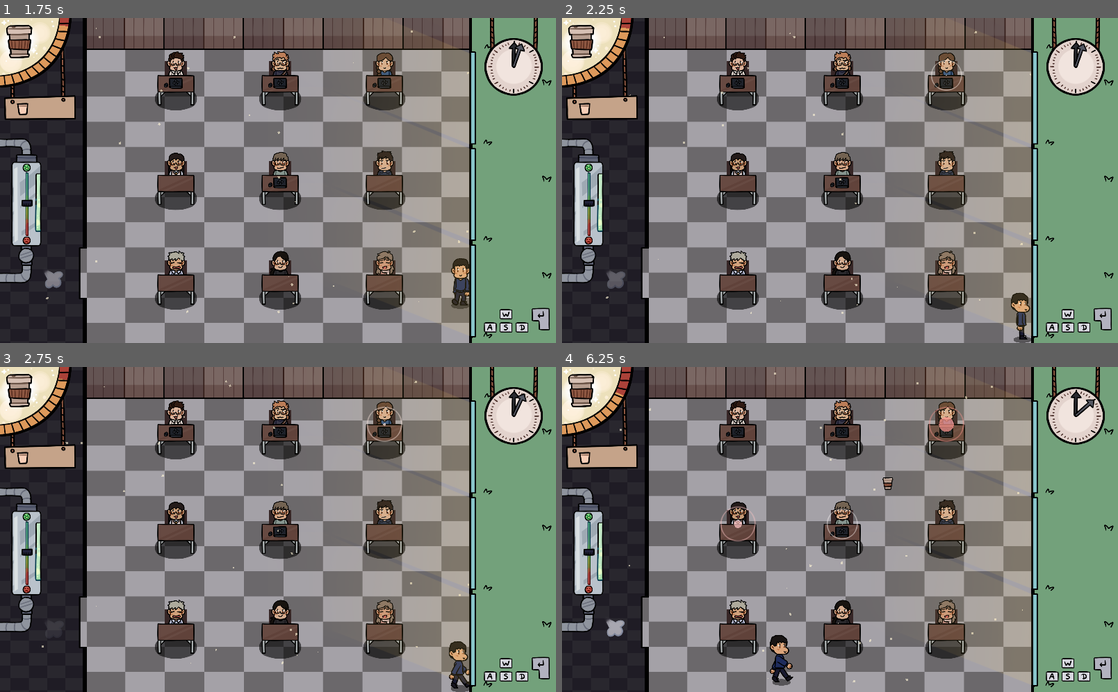
Above: before the commit, frames 1-4 (two rows, left to right).
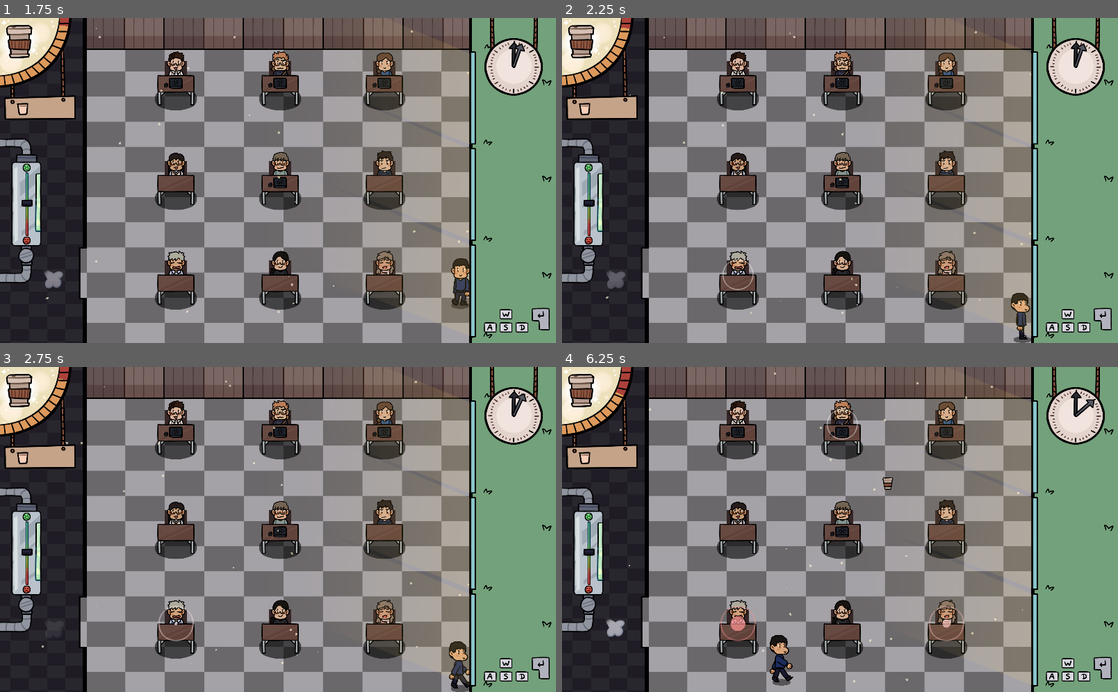
Above: after the commit, the same moments.

Repository: nyaro-p/TheTutorSimulator
Game: Godot game, scene res://Scenes/Classroom.tscn
Two runs of this game, one before a commit and one after it. Both use one fixed random seed, a clock stepped at 60 frames per second and the inputs below.
Inputs:
- Up to frame 1 (1.75 s): hold D (move_right) 0.53-1.28 s; hold S (move_down) from 1.28 s (still down)
- Up to frame 2 (2.25 s): release S (move_down) at 2.03 s; hold D (move_right) from 2.03 s (still down)
- Up to frame 3 (2.75 s): keep holding D (move_right)
- Up to frame 4 (6.25 s): release D (move_right) at 2.78 s; hold W (move_up) 2.78-3.53 s; hold A (move_left) 3.53-5.03 s; hold S (move_down) 5.03-5.78 s; hold D (move_right) from 5.78 s (still down)

Frame 1 is identical in both runs. In frame 2, 0.1% of the frame differs, in the area x 28-72%, y 12-84%; in frame 3, 0.2%; in frame 4, 0.7%, in the area x 28-73%, y 12-85%.

Commit message:
documented, more type-safe code

Diff:
--- a/Effects/TimeEffect.gd
+++ b/Effects/TimeEffect.gd
@@ -1,11 +1,13 @@
 extends Node2D
 
-onready var bounds_mesh = $BoundsMesh
-onready var growing_mesh = $GrowingMesh
+onready var bounds_mesh := $BoundsMesh as Sprite
+onready var growing_mesh := $GrowingMesh as MeshInstance2D
 
 signal timer_finished
 
-func animate_timer(time):
+#Animate Question Effect circles, scale and color, first the outline elasticly,
+#then inner circle linearly, both get more red with time.
+func animate_timer(time: float) -> void:
 	var tween := create_tween().set_trans(Tween.TRANS_LINEAR).set_ease(Tween.EASE_IN_OUT)
 	tween.tween_property(bounds_mesh, "scale", Vector2(0.2, 0.2), 1.0).set_trans(Tween.TRANS_ELASTIC).set_ease(Tween.EASE_OUT)
 	tween.parallel().tween_property(growing_mesh, "scale", Vector2(1.0, 1.0), time)
@@ -13,6 +15,7 @@
 	tween.parallel().tween_property(bounds_mesh, "modulate", Color(1, 0, 0, 0.470588), time)
 	tween.connect("finished", self, "finished")
 
-func finished():
+#Emits signal to the Student node
+func finished() -> void:
 	emit_signal("timer_finished")
 	queue_free()
--- a/Prefabs/Player/Player.gd
+++ b/Prefabs/Player/Player.gd
@@ -1,32 +1,38 @@
 extends KinematicBody2D
 
-export var ACCELERATION = 2000
-export var MAX_SPEED = 200
-export var FRICTION = 1000
+export var ACCELERATION := 2000
+export var MAX_SPEED := 200
+export var FRICTION := 1000
 
 var velocity := Vector2.ZERO
 var input_vector := Vector2.ZERO
 
-onready var collectArea = $CollectArea
-onready var areaPivot = $"%AreaPivot"
-onready var animationTree = $"%AnimationTree"
+#Item collection area
+onready var collectArea = $CollectArea as Area2D
+#Interraction area
+#onready var areaPivot = $"%AreaPivot" as Node2D
+#Animations
+onready var animationTree = $"%AnimationTree" as AnimationTree
 onready var animationState = animationTree.get("parameters/playback")
 
 signal coffee_collected
 
-func _ready():
+func _ready() -> void:
 	Input.set_mouse_mode(Input.MOUSE_MODE_HIDDEN)
 	animationTree.active = true
 
-func _input(event):
+func _input(_event) -> void:
+	#Read input
 	input_vector.x = round(Input.get_axis("move_left", "move_right"))
 	input_vector.y = round(Input.get_axis("move_up", "move_down"))
 	input_vector = input_vector.normalized()
 
-func _physics_process(delta):
+func _physics_process(delta) -> void:
+	#Movement
 	if input_vector != Vector2.ZERO:
 		velocity = velocity.move_toward(input_vector * MAX_SPEED, ACCELERATION * delta)
 
+		#Set animationTree parameters
 		animationTree.set("parameters/Idle/blend_position", input_vector)
 		animationTree.set("parameters/Run/blend_position", input_vector)
 
@@ -38,7 +44,7 @@
 
 	velocity = move_and_slide(velocity)
 
-
-func _on_CollectArea_area_entered(area):
+#Emits a signal to the Game Controller, (deletes coffee)
+func _on_CollectArea_area_entered(area) ->void:
 	emit_signal("coffee_collected")
 	area.get_parent().queue_free()
--- a/Prefabs/Student/Student.gd
+++ b/Prefabs/Student/Student.gd
@@ -1,27 +1,30 @@
 extends StaticBody2D
 
-onready var person = $"%Person"
+onready var person := $"%Person" as Sprite
 
-onready var TimeEffect = preload("res://Effects/TimeEffect.tscn")
+onready var TimeEffect := preload("res://Effects/TimeEffect.tscn")
 
-var is_on_timer = false
+var is_on_timer_bool := false
 
-func _ready():
+func _ready() -> void:
 	randomize()
+	#randomly gives student a laptop.
 	$Laptop.visible = bool(randi() % 2)
 
-	#person.frame = randi() % 6
-
-func start_timer(time):
-	is_on_timer = true
+#Sets a timer for a question / adds th Time Effect.
+#Called from Game Controller.
+func start_timer(time: float) -> void:
+	is_on_timer_bool = true
 	var timeEffect = TimeEffect.instance()
 	add_child(timeEffect)
 	timeEffect.animate_timer(time)
 	timeEffect.connect("timer_finished", self, "timer_finished")
 
-func is_on_timer():
-	print(is_on_timer)
-	return is_on_timer
+#Getter function, called from Game Controller to check
+#if the student is already having a question.
+func is_on_timer() -> bool:
+	return is_on_timer_bool
 
-func timer_finished():
-	is_on_timer = false
+#Setter function.
+func timer_finished() -> void:
+	is_on_timer_bool = false
--- a/Prefabs/UI/Clock.gd
+++ b/Prefabs/UI/Clock.gd
@@ -1,13 +1,15 @@
 extends Node2D
 
-onready var arrow = $ArrowPivot
-onready var tut_time = 20.0
+onready var arrow := $ArrowPivot as Node2D
+onready var tut_time := 20.0
 
-func _ready():
+func _ready() -> void:
 	time_finished()
 
-func time_finished():
+#Calls itself until the arrow makes a full rotation.
+func time_finished() -> void:
 	var new_rotation = arrow.rotation_degrees + 6.0
+
 	if new_rotation > 360.0:
 		print("global time finished")
 	else:
@@ -16,5 +18,6 @@
 		tween.tween_property(arrow, "rotation_degrees", new_rotation, time)
 		tween.connect("finished", self, "time_finished")
 
-func set_tut_time(value):
+#Setter function called from Game Controller.
+func set_tut_time(value: float) -> void:
 	tut_time = value
--- a/Prefabs/UI/Manometer.gd
+++ b/Prefabs/UI/Manometer.gd
@@ -1,13 +1,18 @@
 extends Node2D
 
-onready var pivot = $YellowPivot
-onready var target_rotation = 0.0
+onready var pivot := $YellowPivot as Node2D
+#Saves how much coffee should be added to the meter.
+onready var target_rotation := 0.0
 
-func decrease(value):
+#Called from Game Controller in physics_process,
+#decreases the coffee level with a small value.
+func decrease(value: float) -> void:
 	pivot.rotation_degrees += value
 	pivot.rotation_degrees = clamp(pivot.rotation_degrees, 0, 90)
 
-func increase(value):
+#Called from Game Controller in physics_process,
+#increases the coffee level with a value of a coffe cup.
+func increase(value: float) -> void:
 	target_rotation -= value
 	var new_rotation = pivot.rotation_degrees + target_rotation
 	new_rotation = clamp(new_rotation, 0, 90)
@@ -16,5 +21,6 @@
 	#prevents "coffee loss" when collecting multiple coffeees at the same time
 	tween.connect("finished", self, "finished", [value])
 
-func finished(value):
+#Subtracts the value from target_rotation when the value was filled.
+func finished(value: float) -> void:
 	target_rotation += value
--- a/Scenes/GameController.gd
+++ b/Scenes/GameController.gd
@@ -1,31 +1,38 @@
 extends Node2D
 
-onready var Coffee = preload("res://Prefabs/Items/Coffee/Coffee.tscn")
+onready var Coffee := preload("res://Prefabs/Items/Coffee/Coffee.tscn")
 
-onready var students = $"%Students"
-onready var timer = $"%Timer"
-onready var itemTimer = $ItemTimer
-onready var clock = $"%Clock"
-onready var manometer = $"%Manometer"
-onready var player = $"%Player"
+onready var player := $"%Player" as KinematicBody2D
+onready var students := $"%Students" as YSort
+#Timers
+onready var questionTimer := $"%Timer" as Timer
+onready var itemTimer := $ItemTimer as Timer
+#UI
+onready var clock := $"%Clock" as Node2D
+onready var manometer := $"%Manometer" as Node2D
 
-var tut_time = 50.0
 
-var rate_time = 1
-var item_rate_time = 1
-var active_time = 10.0
+#time to be "survived"
+var tut_time := 50.0
+#rate of questions
+var question_rate_time := 1
+#time to answer a question
+var active_time := 10.0
+#rate of tem drops
+var item_rate_time := 1
 
-func _ready():
+func _ready() -> void:
 	randomize()
 	#Student questions
-	timer.start(2.0 + float(randi() % rate_time))
-	timer.connect("timeout", self, "on_timeout")
+	questionTimer.start(2.0 + float(randi() % question_rate_time))
+	questionTimer.connect("timeout", self, "on_questionTimeout")
 	#Coffee dropping
 	itemTimer.start(5.0 + float(randi() % item_rate_time))
 	itemTimer.connect("timeout", self, "on_itemTimeout")
 
 	var children = students.get_children()
 
+	#Assign student sprite frame
 	for i in children.size():
 		children[i].person.frame = i
 
@@ -33,18 +40,21 @@
 
 	clock.set_tut_time(tut_time)
 
-
-func on_timeout():
+#Called by questionTimer, picks a student to start a question,
+#studen must not be busy with another question.
+func on_questionTimeout() -> void:
 	var children = students.get_children()
 	if children.size() > 0:
 		while true:
 			var child = children[randi() % children.size()]
-			if !child.is_on_timer:
+			if !child.is_on_timer():
 				child.start_timer(active_time)
 				break
 
-
-func on_itemTimeout():
+#Called by itemTimer when coffee should be spawned in.
+func on_itemTimeout() -> void:
+	#instanciates a coffee at different places in map,
+	#animates it, and restarts the itemTimer.
 	var coffee = Coffee.instance()
 	$Items.add_child(coffee)
 	var end_position
@@ -60,9 +70,11 @@
 
 	itemTimer.start(5.0 + float(randi() % item_rate_time))
 
-func _physics_process(delta):
+func _physics_process(delta) -> void:
+	#constantly decreases coffee level
 	manometer.decrease(4.0 * delta)
 
-
-func adjust_manometer():
+#Called from Player with a signal,
+#adds coffee level upon collecting coffee item.
+func adjust_manometer() -> void:
 	manometer.increase(10.0)
